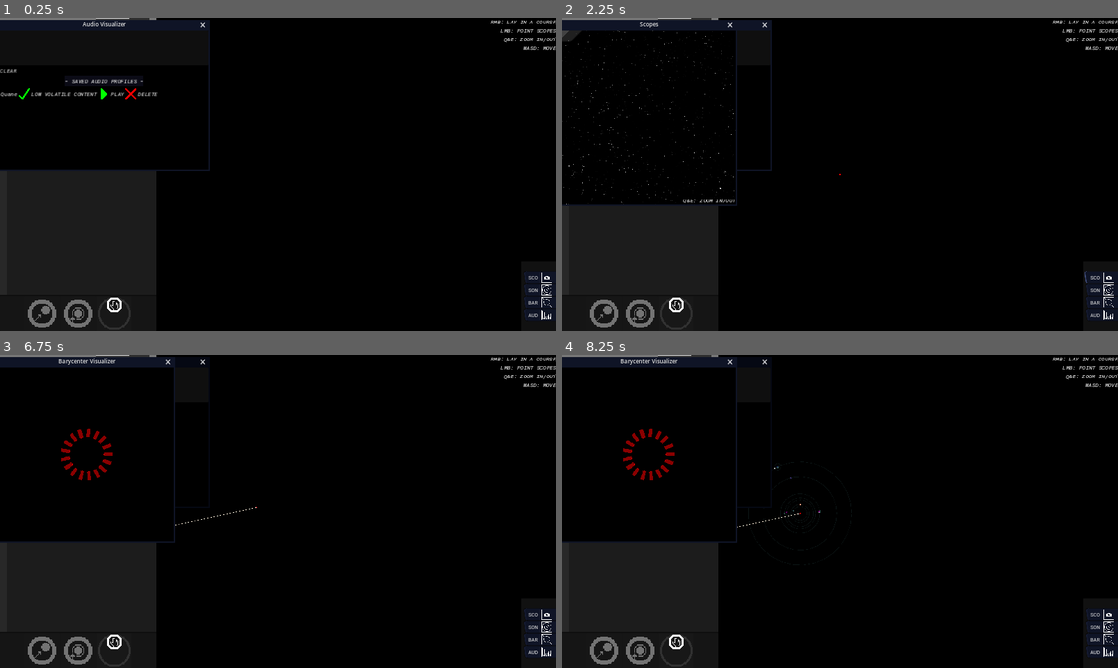
Above: before the commit, frames 1-4 (two rows, left to right).
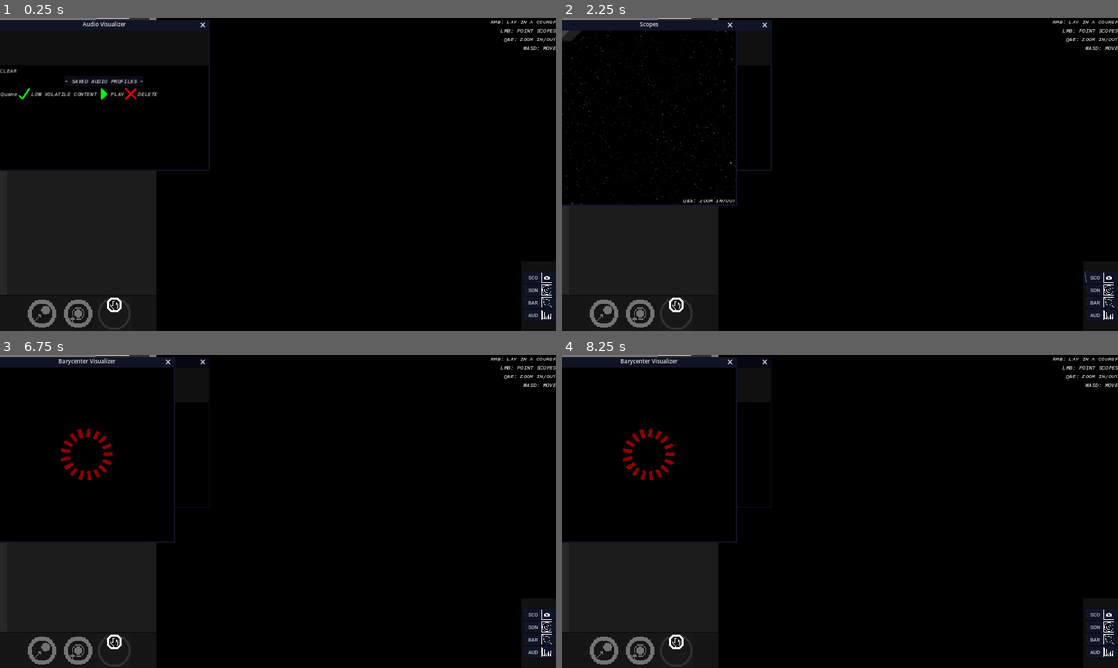
Above: after the commit, the same moments.

Repository: KermitGodFrog/Stellar-Cartography
Game: Godot game, scene res://Scenes/Game Master/gameMaster.tscn
The game is run twice, just before and just after one commit, with the same random seed, the same clock (stepped at 60 frames per second) and the same inputs. Sound files missing from this copy of the repository are replaced by a short silence.
Inputs (mouse positions are in pixels of both pictures, inside the frame that each line leads up to):
- Up to frame 1 (0.25 s): no input
- Up to frame 2 (2.25 s): click "CLEAR" at 0.5 s; click (678, 312) at 1.25 s; click "SCO" at 2 s
- Up to frame 3 (6.75 s): click "SON" at 2.75 s; click "BAR" at 3.5 s; click "AUD" at 4.25 s; click "PING!" at 5 s; tap Enter at 5.75 s; move the mouse to (400, 495) at 5.77 s; press the mouse at (400, 495) at 5.78 s; hold D (right) 5.78-6.53 s; tap Space at 6.5 s; move the mouse to (166, 527) at 6.52 s; release the mouse at (166, 527) at 6.53 s; hold S (down) from 6.53 s (still down); right-click (166, 527) at 6.6 s; click (166, 527) at 6.67 s
- Up to frame 4 (8.25 s): tap Enter at 7.25 s; move the mouse to (895, 442) at 7.27 s; release S (down) at 7.28 s; hold D (right) 7.28-8.03 s; tap B (the B) at 7.35 s; click (895, 442) at 7.42 s; tap Space at 8 s; move the mouse to (812, 574) at 8.02 s; hold W (up) from 8.03 s (still down); tap N (the N) at 8.1 s; click (812, 574) at 8.17 s

The runs differ from the first frame. In frame 1, less than 0.1% of the frame differs, in the area x 89-90%, y 1-2%; in frame 2, 0.3%, in the area x 0-90%, y 1-60%; in frame 3, less than 0.1%; in frame 4, less than 0.1%.
Error after the commit: Invalid access to property or key 'bodies' on a base object of type 'Nil'. (res://Scenes/Game/game.gd:194)

Commit message:
Standardisation of audio profile variables. Complete redesign of audio profile related calls.

Diff:
--- a/Data/audioProfileHelper.gd
+++ b/Data/audioProfileHelper.gd
@@ -1,7 +1,7 @@
 extends Resource
 class_name audioProfileHelper
 
-var audio_profile: Array = [0,0,0,0]
+var mix: Array = [0,0,0,0]
 var body: bodyAPI
 
 #QUICK GET FOR STATION_UI AND AUDIO VISUALIZER \/\/\/\/
--- a/Data/playerAPI.gd
+++ b/Data/playerAPI.gd
@@ -17,8 +17,8 @@
 enum UPGRADE_ID {ADVANCED_SCANNING, AUDIO_VISUALIZER}
 var unlocked_upgrades: Array[UPGRADE_ID] = []
 
-var saved_audio_profile_helpers: Array[audioProfileHelper] = []
-
+var saved_audio_profiles: Array[audioProfileHelper] = []
+var max_saved_audio_profiles: int = 10
 
 func get_jumps_remaining():
 	return jumps_remaining
@@ -92,3 +92,16 @@
 func decreaseBalance(amount: int):
 	balance = maxi(0, balance - amount)
 	pass
+
+
+func addAudioProfile(helper: audioProfileHelper):
+	#gotta check for whether adding the profile will still keep the array under the max size integer!!!!!
+	if saved_audio_profiles.size() < max_saved_audio_profiles:
+		saved_audio_profiles.append(helper)
+		return saved_audio_profiles.find(helper)
+	return -1
+
+func removeAudioProfile(helper: audioProfileHelper):
+	if saved_audio_profiles.has(helper):
+		saved_audio_profiles.erase(helper)
+	pass
--- a/Data/starSystemAPI.gd
+++ b/Data/starSystemAPI.gd
@@ -319,7 +319,6 @@
 		var radius = global_data.get_randf(pow(pow(10, -1.3), 0.28), pow(pow(10, 0.22), 0.28) * 0.5)
 
 		var station_classification = stationAPI.STATION_CLASSIFICATIONS.values().pick_random()
-		print(station_classification)
 		var percentage_markup = global_data.get_randi(50, 200)
 
 		var new_station = addStation(identifier_count, str(get_random_station_name()), hook.get_identifier(), new_distance, global_data.get_randf(minimum_speed, maximum_speed), (radius / 109.1), station_classification, percentage_markup)
--- a/Data/worldAPI.gd
+++ b/Data/worldAPI.gd
@@ -20,10 +20,11 @@
 			break
 	pass
 
-func createPlayer(speed: int, max_jumps: int):
+func createPlayer(speed: int, max_jumps: int, max_saved_audio_profiles: int):
 	var new_player = playerAPI.new()
 	new_player.speed = speed
 	new_player.max_jumps = max_jumps
+	new_player.max_saved_audio_profiles = max_saved_audio_profiles
 	player = new_player
 	return new_player
 
--- a/Scenes/Audio Visualizer/audio_visualizer.gd
+++ b/Scenes/Audio Visualizer/audio_visualizer.gd
@@ -1,6 +1,6 @@
 extends Control
 
-signal deleteSavedAudioProfileHelper(helper: audioProfileHelper)
+signal removeSavedAudioProfile(helper: audioProfileHelper)
 
 @onready var chimes = $chimes
 @onready var pops = $pops
@@ -11,8 +11,8 @@
 @onready var saved_audio_profiles_list = $ui_container/saved_audio_profiles_list
 @onready var body_name_label = $ui_container/visualizer_bg/body_name_label
 
-var current_audio_profile_helper: audioProfileHelper #CONTINUOUSLY UPDATED!!!
-var saved_audio_profile_helpers: Array[audioProfileHelper] = []
+var current_audio_profile: audioProfileHelper #CONTINUOUSLY UPDATED!!!
+var saved_audio_profiles: Array[audioProfileHelper] = []
 
 var LOW_VAR = bodyAPI.VARIATIONS.LOW
 var MED_VAR = bodyAPI.VARIATIONS.MEDIUM
@@ -27,8 +27,8 @@
 var spectrum
 
 func _ready():
-	saved_audio_profiles_list.connect("playAudioProfileHelper", _on_play_audio_profile_helper)
-	saved_audio_profiles_list.connect("deleteSavedAudioProfileHelper", _on_delete_saved_audio_profile_helper)
+	saved_audio_profiles_list.connect("playSavedAudioProfile", _on_play_audio_profile)
+	saved_audio_profiles_list.connect("removeSavedAudioProfile", _on_remove_saved_audio_profile)
 	spectrum = AudioServer.get_bus_effect_instance(AudioServer.get_bus_index("Planetary SFX"), 0)
 	pass
 
@@ -41,7 +41,7 @@
 	HEIGHT = owner.size.y / 4
 
 	#display stuff
-	if current_audio_profile_helper: body_name_label.set_text(current_audio_profile_helper.body.display_name)
+	if current_audio_profile: body_name_label.set_text(current_audio_profile.body.display_name)
 
 	queue_redraw()
 	pass
@@ -77,43 +77,42 @@
 	pass
 
 
-func _on_play_audio_profile_helper(helper: audioProfileHelper):
-	current_audio_profile_helper = helper
-	var audio_profile = helper.audio_profile
-	if audio_profile.size() == 4:
-		initialize(audio_profile[0], audio_profile[1], audio_profile[2], audio_profile[3])
-	elif audio_profile.size() > 4:
-		initialize(audio_profile[0], audio_profile[1], audio_profile[2], audio_profile[3], audio_profile[4], audio_profile[5])
+func _on_play_audio_profile(helper: audioProfileHelper):
+	current_audio_profile = helper
+	var mix = helper.mix
+	if mix.size() == 4:
+		initialize(mix[0], mix[1], mix[2], mix[3])
+	elif mix.size() > 4:
+		initialize(mix[0], mix[1], mix[2], mix[3], mix[4], mix[5])
 	pass
 
-func _on_delete_saved_audio_profile_helper(helper: audioProfileHelper):
-	emit_signal("deleteSavedAudioProfileHelper", helper)
-	saved_audio_profile_helpers.erase(helper)
+func _on_remove_saved_audio_profile(helper: audioProfileHelper):
+	emit_signal("removeSavedAudioProfile", helper)
 	_on_popup()
 	pass
 
 func _on_locked_body_updated(body: bodyAPI):
 	if body.is_planet() and body.get_current_variation() != null:
 		var audio_variations = starSystemAPI.new().planet_type_audio_data.get(body.metadata.get("planet_type"))
-		var audio_profile = audio_variations.get(body.get_current_variation())
+		var mix = audio_variations.get(body.get_current_variation())
 		var helper = audioProfileHelper.new()
 		helper.body = body
-		helper.audio_profile = audio_profile
-		_on_play_audio_profile_helper(helper)
+		helper.mix = mix
+		_on_play_audio_profile(helper)
 	else:
-		current_audio_profile_helper = null
+		current_audio_profile = null
 		deactivate()
 		body_name_label.set_text("")
 	pass
 
 func _on_clear_button_pressed():
-	current_audio_profile_helper = null
+	current_audio_profile = null
 	deactivate()
 	body_name_label.set_text("")
 	pass
 
 func _on_popup():
-	saved_audio_profiles_list.initialize(saved_audio_profile_helpers)
+	saved_audio_profiles_list.initialize(saved_audio_profiles)
 	pass
 
 
--- a/Scenes/Audio Visualizer/saved_audio_profiles_list.gd
+++ b/Scenes/Audio Visualizer/saved_audio_profiles_list.gd
@@ -1,7 +1,7 @@
 extends ItemList
 
-signal playAudioProfileHelper(helper: audioProfileHelper)
-signal deleteSavedAudioProfileHelper(helper: audioProfileHelper)
+signal playSavedAudioProfile(helper: audioProfileHelper)
+signal removeSavedAudioProfile(helper: audioProfileHelper)
 
 @onready var confirmed = load("res://Graphics/Misc/confirm_no_shadow.png")
 @onready var denied = load("res://Graphics/Misc/denied.png")
@@ -52,7 +52,7 @@
 		if metadata:
 			match metadata.back():
 				METADATA_TYPE.PLAY:
-					emit_signal("playAudioProfileHelper", metadata.front())
+					emit_signal("playSavedAudioProfile", metadata.front())
 				METADATA_TYPE.DELETE:
-					emit_signal("deleteSavedAudioProfileHelper", metadata.front())
+					emit_signal("removeSavedAudioProfile", metadata.front())
 	pass
--- a/Scenes/Game/game.gd
+++ b/Scenes/Game/game.gd
@@ -29,8 +29,9 @@
 	station_ui.connect("sellExplorationData", _on_sell_exploration_data)
 	station_ui.connect("undockFromStation", _on_undock_from_station)
 	station_ui.connect("upgradeShip", _on_upgrade_ship)
-
-	audio_visualizer.connect("deleteSavedAudioProfileHelper", _on_delete_saved_audio_profile_helper)
+	station_ui.connect("addSavedAudioProfile", _on_add_saved_audio_profile)
+
+	audio_visualizer.connect("removeSavedAudioProfile", _on_remove_saved_audio_profile)
 
 	system_map.connect("system3DPopup", _on_system_3d_popup)
 	system_map.connect("sonarPopup", _on_sonar_popup)
@@ -55,7 +56,7 @@
 		#_on_switch_star_system(new)
 
 	createWorld()
-	world.createPlayer(3, 2)
+	world.createPlayer(3, 2, 10)
 	world.player.resetJumpsRemaining()
 
 	#new game stuff
@@ -139,22 +140,25 @@
 			station_ui.player_current_value = world.player.current_value
 			station_ui.player_balance = world.player.balance
 
-			var audio_profile_helpers = []
+			#THEY ARENT SAVED YET!
+			var pending_audio_profiles = []
 			for s in world.star_systems:
 				if s != world.player.current_star_system:
 					for b in s.bodies:
 						if (b.get_current_variation() != null and b.get_guessed_variation() != null) and b.is_planet():
 							var helper = audioProfileHelper.new()
-							var audio_profile = s.planet_type_audio_data.get(b.metadata.get("planet_type")).get(b.get_guessed_variation())
-							helper.audio_profile = audio_profile
+							var mix = s.planet_type_audio_data.get(b.metadata.get("planet_type")).get(b.get_guessed_variation())
+							helper.mix = mix
 							helper.body = b
-							audio_profile_helpers.append(helper)
-			station_ui.audio_profile_helpers.append_array(audio_profile_helpers)
+							pending_audio_profiles.append(helper)
+			station_ui.pending_audio_profiles.append_array(pending_audio_profiles)
 			_on_station_popup()
 
 	#updating positions of everyhthing for windows
 	system_map.set("player_position_matrix", [world.player.position, world.player.target_position])
 	system_3d.set("player_position", world.player.position)
+	station_ui.set("player_saved_audio_profiles_size_matrix", [world.player.saved_audio_profiles.size(), world.player.max_saved_audio_profiles])
+	audio_visualizer.set("saved_audio_profiles", world.player.saved_audio_profiles)
 	#SETTING WHETHER SYSTEM MAP HAS FOCUS OR NOT (SINCE ITS A NODE IT CANNOT USE HAS_FOCUS() DIRECTLY!)
 	if $system_3d_window.has_focus() or $sonar_window.has_focus() or $barycenter_visualizer_window.has_focus() or $audio_visualizer_window.has_focus() or $station_window.has_focus(): system_map.has_focus = false
 	else: system_map.has_focus = true
@@ -187,15 +191,14 @@
 	return system
 
 func _on_switch_star_system(to_system: starSystemAPI):
+	if world.player.current_star_system.bodies.find(audio_visualizer.current_audio_profile) != -1:
+		audio_visualizer._on_clear_button_pressed()
 	world.player.current_star_system = to_system
 	system_map.system = to_system
 	system_3d.system = to_system
 	barycenter_visualizer.system = to_system
 	system_3d.spawnBodies()
 	system_3d.reset_locked_body()
-	if audio_visualizer.current_audio_profile_helper:
-		if to_system.bodies.find(audio_visualizer.current_audio_profile_helper.body):
-			audio_visualizer.current_audio_profile_helper = null
 	return to_system
 
 func _on_locked_body_updated(body: bodyAPI):
@@ -228,6 +231,7 @@
 	pass
 
 func _on_add_console_item(text: String, bg_color: Color = Color.WHITE): #called via systtem 3d
+	print_debug("ADD CONSOLE ITEM CALLED ", text, " ", bg_color)
 	pass
 
 func _on_sonar_ping(ping_width: int, ping_length: int, ping_direction: Vector2):
@@ -266,10 +270,6 @@
 	if from_station:
 		system_map.action_body = from_station
 		system_map.current_action_type = system_map.ACTION_TYPES.ORBIT
-
-	if station_ui.saved_audio_profile_helpers:
-		world.player.saved_audio_profile_helpers.append_array(station_ui.saved_audio_profile_helpers)
-		station_ui.saved_audio_profile_helpers.clear()
 	pass
 
 func _on_unlock_upgrade(upgrade_idx: playerAPI.UPGRADE_ID):
@@ -287,14 +287,14 @@
 	get_tree().call_group("FOLLOW_UPGRADE_STATE", "_on_upgrade_state_change", upgrade_idx, state)
 	pass
 
-func _on_delete_saved_audio_profile_helper(helper: audioProfileHelper):
-	if world.player.saved_audio_profile_helpers.find(helper):
-		world.player.saved_audio_profile_helpers.erase(helper)
-	pass
-
-func _on_add_saved_audio_profile_helper(helper: audioProfileHelper):
-	world.player.saved_audio_profile_helpers.append(helper)
-	pass
+func _on_remove_saved_audio_profile(helper: audioProfileHelper):
+	world.player.removeAudioProfile(helper)
+	pass
+
+func _on_add_saved_audio_profile(helper: audioProfileHelper):
+	world.player.addAudioProfile(helper)
+	pass
+
 
 
 func _ON_DEBUG_REVEAL_ALL_WORMHOLES():
@@ -323,7 +323,6 @@
 	pass
 
 func _on_audio_visualizer_popup():
-	audio_visualizer.saved_audio_profile_helpers = world.player.saved_audio_profile_helpers
 	audio_visualizer._on_popup()
 	$audio_visualizer_window.popup()
 	pass
--- a/Scenes/Station UI/observed_bodies_list.gd
+++ b/Scenes/Station UI/observed_bodies_list.gd
@@ -1,6 +1,6 @@
 extends ItemList
 
-signal saveAudioProfileHelper(helper: audioProfileHelper)
+signal saveAudioProfile(helper: audioProfileHelper)
 
 @onready var confirmed = load("res://Graphics/Misc/confirm_no_shadow.png")
 @onready var denied = load("res://Graphics/Misc/denied.png")
@@ -53,5 +53,5 @@
 		if metadata:
 			set_item_disabled(index, true)
 			set_item_custom_bg_color(index, Color(0,30,0))
-			emit_signal("saveAudioProfileHelper", metadata)
+			emit_signal("saveAudioProfile", metadata)
 	pass
--- a/Scenes/Station UI/station_ui.gd
+++ b/Scenes/Station UI/station_ui.gd
@@ -6,12 +6,13 @@
 var player_balance: int
 
 #FOR AUDIO VISUALIZER \/\/\/\/\/
-var audio_profile_helpers: Array[audioProfileHelper] = []
-var saved_audio_profile_helpers: Array[audioProfileHelper] = []
+var pending_audio_profiles: Array[audioProfileHelper] = []
+var player_saved_audio_profiles_size_matrix: Array = [] #current, max
 
 signal sellExplorationData(sell_percentage_of_market_price: int)
 signal upgradeShip(upgrade_idx: playerAPI.UPGRADE_ID, cost: int)
 signal undockFromStation(from_station: stationAPI)
+signal addSavedAudioProfile(helper: audioProfileHelper)
 
 @onready var sell_data_button = $sell_data_button
 @onready var balance_label = $balance_label
@@ -21,10 +22,11 @@
 var has_sold_previously: bool = false
 
 func _ready():
-	observed_bodies_list.connect("saveAudioProfileHelper", _on_audio_profile_helper_saved)
+	observed_bodies_list.connect("saveAudioProfile", _on_audio_profile_saved)
 	pass
 
 func _physics_process(_delta):
+	print_debug(player_saved_audio_profiles_size_matrix)
 	if station:
 		sell_data_button.set_text(str("SELL EXPLORATION DATA\n", player_current_value, "c\n(", station.sell_percentage_of_market_price, "% OF MARKET PRICE)"))
 		balance_label.set_text(str("BALANCE: ", player_balance, "c"))
@@ -34,20 +36,24 @@
 	if station and not has_sold_previously:
 		has_sold_previously = true
 		emit_signal("sellExplorationData", station.sell_percentage_of_market_price)
-		if audio_profile_helpers:
-			observed_bodies_list.initialize(audio_profile_helpers)
+		if pending_audio_profiles:
+			observed_bodies_list.initialize(pending_audio_profiles)
 			save_audio_profiles_control.show()
 	pass
 
 func _on_undock_button_pressed():
-	audio_profile_helpers = []
+	pending_audio_profiles = []
 	if station: emit_signal("undockFromStation", station)
 	else: emit_signal("undockFromStation", null)
 	get_tree().paused = false
 	pass
 
-func _on_audio_profile_helper_saved(helper: audioProfileHelper):
-	saved_audio_profile_helpers.append(helper)
+func _on_audio_profile_saved(helper: audioProfileHelper):
+	if player_saved_audio_profiles_size_matrix.front() < player_saved_audio_profiles_size_matrix.back():
+		emit_signal("addSavedAudioProfile", helper)
+	else:
+		#ui elemnts flash and stuff
+		pass
 	pass
 
 func _on_finished_button_pressed():
--- a/Scenes/Station UI/station_ui.tscn
+++ b/Scenes/Station UI/station_ui.tscn
@@ -171,7 +171,7 @@
 size_flags_vertical = 3
 max_text_lines = 2
 item_count = 8
-max_columns = 4
+max_columns = 5
 same_column_width = true
 item_0/text = "Quane"
 item_0/selectable = false
